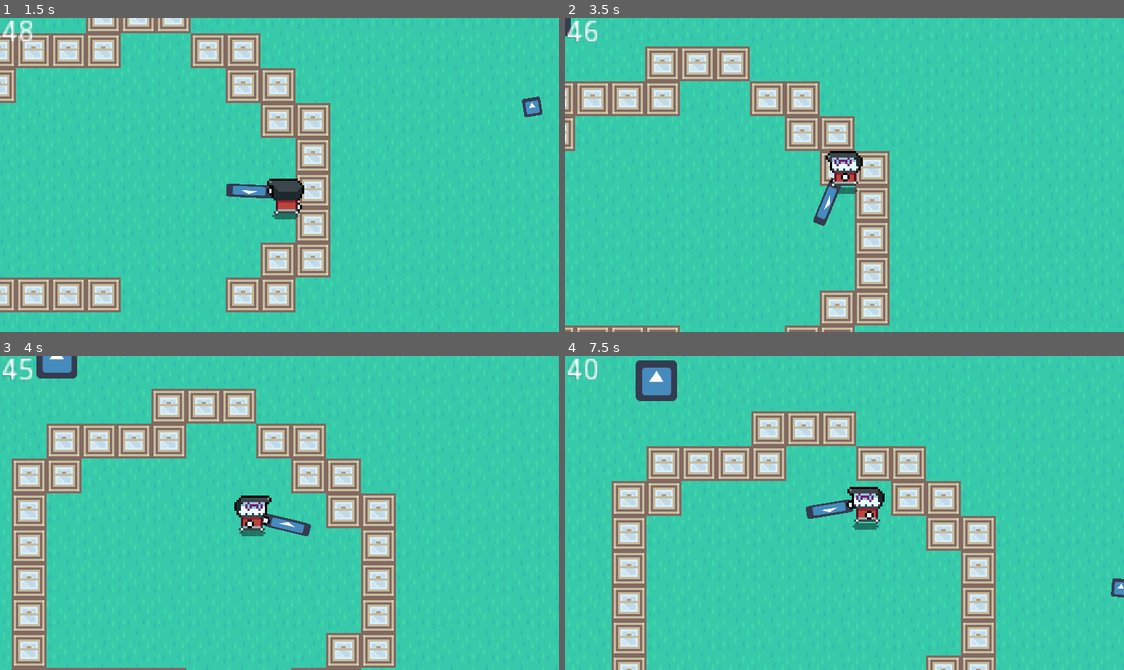
Above: before the commit, frames 1-4 (two rows, left to right).
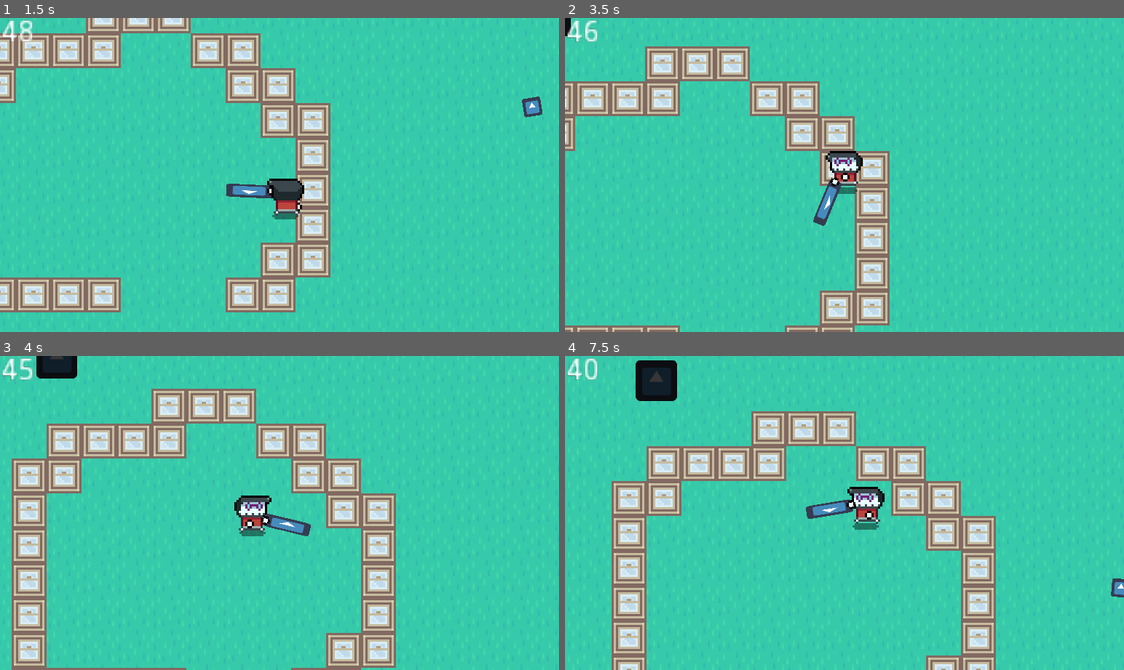
Above: after the commit, the same moments.

Repository: BytePlayersStudio/LD44
Game: Godot game, scene res://Scenes/Level1.tscn
Two runs of this game, one before a commit and one after it. Both use one fixed random seed, a clock stepped at 60 frames per second and the inputs below. The engine's default icon, where the game draws it, is replaced by a stand-in: a white triangle on a blue panel in a dark square.
Inputs (mouse positions are in pixels of both pictures, inside the frame that each line leads up to):
- Up to frame 1 (1.5 s): move the mouse to (402, 159) at 0.52 s; press the mouse at (402, 159) at 0.53 s; hold D (move_right) 0.53-1.28 s; right-click (402, 159) at 0.6 s; move the mouse to (167, 190) at 1.27 s; release the mouse at (167, 190) at 1.28 s; hold S (move_down) from 1.28 s (still down); click (167, 190) at 1.35 s
- Up to frame 2 (3.5 s): right-click (732, 190) at 1.55 s; move the mouse to (900, 105) at 2.02 s; release S (move_down) at 2.03 s; press the mouse at (900, 105) at 2.03 s; hold D (move_right) 2.03-2.78 s; right-click (900, 105) at 2.1 s; move the mouse to (816, 237) at 2.77 s; release the mouse at (816, 237) at 2.78 s; hold W (move_up) from 2.78 s (still down); click (816, 237) at 2.85 s; right-click (816, 237) at 3.05 s
- Up to frame 3 (4 s): move the mouse to (447, 560) at 3.52 s; release W (move_up) at 3.53 s; press the mouse at (447, 560) at 3.53 s; hold A (move_left) from 3.53 s (still down); right-click (447, 560) at 3.6 s
- Up to frame 4 (7.5 s): move the mouse to (676, 465) at 4.27 s; release the mouse at (676, 465) at 4.28 s; click (676, 465) at 4.35 s; right-click (676, 465) at 4.55 s; move the mouse to (872, 513) at 5.02 s; release A (move_left) at 5.03 s; press the mouse at (872, 513) at 5.03 s; hold S (move_down) 5.03-5.78 s; right-click (872, 513) at 5.1 s; move the mouse to (760, 434) at 5.77 s; release the mouse at (760, 434) at 5.78 s; hold D (move_right) 5.78-6.53 s; click (760, 434) at 5.85 s; right-click (760, 434) at 6.05 s; move the mouse to (967, 497) at 6.52 s; press the mouse at (967, 497) at 6.53 s; hold W (move_up) 6.53-7.28 s; right-click (967, 497) at 6.6 s; move the mouse to (732, 528) at 7.27 s; release the mouse at (732, 528) at 7.28 s; hold D (move_right) from 7.28 s (still down); click (732, 528) at 7.35 s

Frame 1 is identical in both runs. In frame 2, less than 0.1% of the frame differs, in the area x 0-50%, y 0-55%; in frame 3, 0.5%; in frame 4, 1.0%, in the area x 12-53%, y 1-48%.
Error before the commit: Invalid get index '0' (on base: 'PoolVector2Array'). (res://Scripts/Enemy.gd:70)
Error after the commit: Invalid get index '0' (on base: 'PoolVector2Array'). (res://Scripts/Enemy.gd:78)

Commit message:
Enemies now are alive when killed?

Diff:
--- a/LD44/Scenes/Level1.tscn
+++ b/LD44/Scenes/Level1.tscn
@@ -1,15 +1,17 @@
-[gd_scene load_steps=7 format=2]
+[gd_scene load_steps=8 format=2]
 
 [ext_resource path="res://Scenes/UI/UI.tscn" type="PackedScene" id=1]
 [ext_resource path="res://Scripts/Navigation/Navigation2D.gd" type="Script" id=2]
 [ext_resource path="res://Assets/Art/Placeholders/autotile.tres" type="TileSet" id=3]
-[ext_resource path="res://Scenes/Player.tscn" type="PackedScene" id=4]
-[ext_resource path="res://Scenes/LifeSource.tscn" type="PackedScene" id=5]
-[ext_resource path="res://Scenes/NPCs/Enemy.tscn" type="PackedScene" id=6]
+[ext_resource path="res://Scenes/LifeSource.tscn" type="PackedScene" id=4]
+[ext_resource path="res://Scenes/Player.tscn" type="PackedScene" id=5]
+[ext_resource path="res://Scripts/Destinations/RandomDestinations.gd" type="Script" id=6]
+[ext_resource path="res://Scenes/NPCs/Enemy.tscn" type="PackedScene" id=7]
 
 [node name="Level1" type="Node2D"]
 
 [node name="CanvasLayer" type="CanvasLayer" parent="."]
+editor/display_folded = true
 
 [node name="UI" parent="CanvasLayer" instance=ExtResource( 1 )]
 
@@ -23,34 +25,65 @@
 format = 1
 tile_data = PoolIntArray( 65528, 1073741825, 65537, 65529, 1073741825, 65537, 65530, 1073741825, 65537, 65531, 10737418 …(138962 unchanged characters)…
 
-[node name="Player" parent="." instance=ExtResource( 4 )]
+[node name="LifeSources" type="Node2D" parent="."]
+editor/display_folded = true
+
+[node name="LifeSource" parent="LifeSources" instance=ExtResource( 4 )]
+position = Vector2( 56.9999, 17 )
+
+[node name="LifeSource2" parent="LifeSources" instance=ExtResource( 4 )]
+position = Vector2( 23.9999, 29.9999 )
+
+[node name="LifeSource3" parent="LifeSources" instance=ExtResource( 4 )]
+position = Vector2( 20.9999, 73.9998 )
+
+[node name="LifeSource4" parent="LifeSources" instance=ExtResource( 4 )]
+position = Vector2( 90.9998, 19.9999 )
+
+[node name="Player" parent="." instance=ExtResource( 5 )]
 position = Vector2( 176.897, 150.732 )
 
-[node name="LifeSource" parent="." instance=ExtResource( 5 )]
-position = Vector2( 56.9999, 17 )
+[node name="RandomDestinations" type="Node2D" parent="."]
+editor/display_folded = true
+script = ExtResource( 6 )
 
-[node name="LifeSource2" parent="." instance=ExtResource( 5 )]
-position = Vector2( 23.9999, 29.9999 )
+[node name="randDest_1" type="Position2D" parent="RandomDestinations"]
+position = Vector2( 360.441, 72.7367 )
 
-[node name="LifeSource3" parent="." instance=ExtResource( 5 )]
-position = Vector2( 20.9999, 73.9998 )
+[node name="randDest_2" type="Position2D" parent="RandomDestinations"]
+position = Vector2( 412.284, 165.59 )
 
-[node name="LifeSource4" parent="." instance=ExtResource( 5 )]
-position = Vector2( 90.9998, 19.9999 )
+[node name="randDest_3" type="Position2D" parent="RandomDestinations"]
+position = Vector2( 280.741, 259.992 )
+
+[node name="randDest_4" type="Position2D" parent="RandomDestinations"]
+position = Vector2( 204.911, 188.03 )
+
+[node name="randDest_5" type="Position2D" parent="RandomDestinations"]
+position = Vector2( 194.078, 48.7494 )
+
+[node name="randDest_6" type="Position2D" parent="RandomDestinations"]
+position = Vector2( 31.5838, 263.86 )
+
+[node name="randDest_7" type="Position2D" parent="RandomDestinations"]
+position = Vector2( 6.82278, 151.662 )
+
+[node name="randDest_8" type="Position2D" parent="RandomDestinations"]
+position = Vector2( 184.792, 339.691 )
 
 [node name="Enemies" type="Node2D" parent="."]
 editor/display_folded = true
 
-[node name="Enemy" parent="Enemies" instance=ExtResource( 6 )]
+[node name="Enemy" parent="Enemies" instance=ExtResource( 7 )]
 
-[node name="Enemy2" parent="Enemies" instance=ExtResource( 6 )]
+[node name="Enemy2" parent="Enemies" instance=ExtResource( 7 )]
 position = Vector2( -30.0081, 49.7277 )
 
-[node name="Enemy3" parent="Enemies" instance=ExtResource( 6 )]
+[node name="Enemy3" parent="Enemies" instance=ExtResource( 7 )]
 position = Vector2( -34.295, 129.464 )
 
-[node name="Enemy4" parent="Enemies" instance=ExtResource( 6 )]
+[node name="Enemy4" parent="Enemies" instance=ExtResource( 7 )]
 position = Vector2( 116.603, 66.0178 )
 
-[node name="Enemy5" parent="Enemies" instance=ExtResource( 6 )]
+[node name="Enemy5" parent="Enemies" instance=ExtResource( 7 )]
 position = Vector2( 998.94, 243.233 )
--- a/LD44/Scenes/NPCs/Enemy.tscn
+++ b/LD44/Scenes/NPCs/Enemy.tscn
@@ -9,9 +9,9 @@
 collision_layer = 2
 collision_mask = 5
 script = ExtResource( 1 )
-speed = 90
 
-[node name="Sprite" type="Sprite" parent="."]
+[node name="EnemySprite" type="Sprite" parent="."]
+modulate = Color( 0.215686, 0.215686, 0.215686, 1 )
 scale = Vector2( 0.294487, 0.294487 )
 texture = ExtResource( 2 )
 
--- /dev/null
+++ b/LD44/Scripts/Destinations/RandomDestinations.gd
@@ -0,0 +1,5 @@
+extends Node2D
+
+
+func _ready():
+	Global.destinations = self
--- a/LD44/Scripts/Enemy.gd
+++ b/LD44/Scripts/Enemy.gd
@@ -11,15 +11,19 @@
 }
 
 export var navigation_stop_threshold = 5
-export var speed = 1
+export var speed = 90
+export var alive_speed = 20
 
+onready var available_destinations : Node2D = Global.destinations
 onready var navigation = Global.navigation
+onready var enemy_sprite = get_node("EnemySprite")
 
 
 var current_state = null
 var player : player
 var destination
 var path = []
+var possible_destinations = []
 var motion = Vector2()
 
 
@@ -30,6 +34,7 @@
 		player = p
 	destination = player.global_position
 	current_state = states.SPAWN
+	possible_destinations = available_destinations.get_children()
 	_make_path()
 
 #TODO FIXME: This works for now but we should make it more complex if we want to improve in thne future
@@ -59,11 +64,14 @@
 
 
 func alive():
-	pass
+	_navigate()
 
 
 func on_hit():
-	queue_free()
+	enemy_sprite.set_modulate(Color(1,1,1,1))
+	speed = alive_speed
+	change_state(states.ALIVE)
+	#queue_free()
 
 
 func _navigate():
@@ -82,7 +90,6 @@
 	if is_on_wall():
 		_make_path()
 
-
 	move_and_slide(motion)
 
 
@@ -94,7 +101,12 @@
 
 
 func _make_path():
-	destination = player.global_position
+	if current_state != states.ALIVE:
+		destination = player.global_position
+	else:
+		destination = possible_destinations[randi() % possible_destinations.size()].global_position
+
+
 	path = navigation.get_simple_path(global_position, destination, false)
 
 func change_state(new_state):
--- a/LD44/Scripts/Global.gd
+++ b/LD44/Scripts/Global.gd
@@ -2,3 +2,4 @@
 
 var navigation
 var UI
+var destinations
--- a/LD44/Scripts/Player.gd
+++ b/LD44/Scripts/Player.gd
@@ -41,7 +41,7 @@
 func control_gun(delta) -> void:
 	gun_pivot.look_at(get_global_mouse_position())
 	control_animations(gun_pivot)
-	if Input.is_action_pressed("shoot"):
+	if Input.is_action_pressed("shoot") and absorbed_life > 0:
 		player_gun.shoot()
 	if Input.is_action_just_pressed("absorb_life"):
 		#Maybe use a timer to use the ability
@@ -60,11 +60,15 @@
 		player_sprite.set_flip_h(false)
 
 	if current_rotation >= 0 and current_rotation <= 180:
+		hand_sprite.z_index = self.z_index + 1
+		gun_pivot.z_index = self.z_index + 1
 		if get_input_direction():
 			anim_player.play("run")
 		else:
 			anim_player.play("idle")
 	else:
+		hand_sprite.z_index = self.z_index
+		gun_pivot.z_index = self.z_index
 		if get_input_direction():
 			anim_player.play("run_back")
 		else:
@@ -80,12 +84,11 @@
 	for life_source in overlapping_life_sources:
 		if life_source.has_method('kill_life_source'):
 			life_source.kill_life_source()
-	print(overlapping_life_sources)
-	print(absorbed_life)
+#	print(overlapping_life_sources)
+#	print(absorbed_life)
 
 
 func _on_absorbed_life_updated(life_source_life):
-	#TODO: Send absorbed_life to the GUI every time it updates.
 	absorbed_life += life_source_life
 	emit_signal("update_UI_lives_label", absorbed_life)
 
